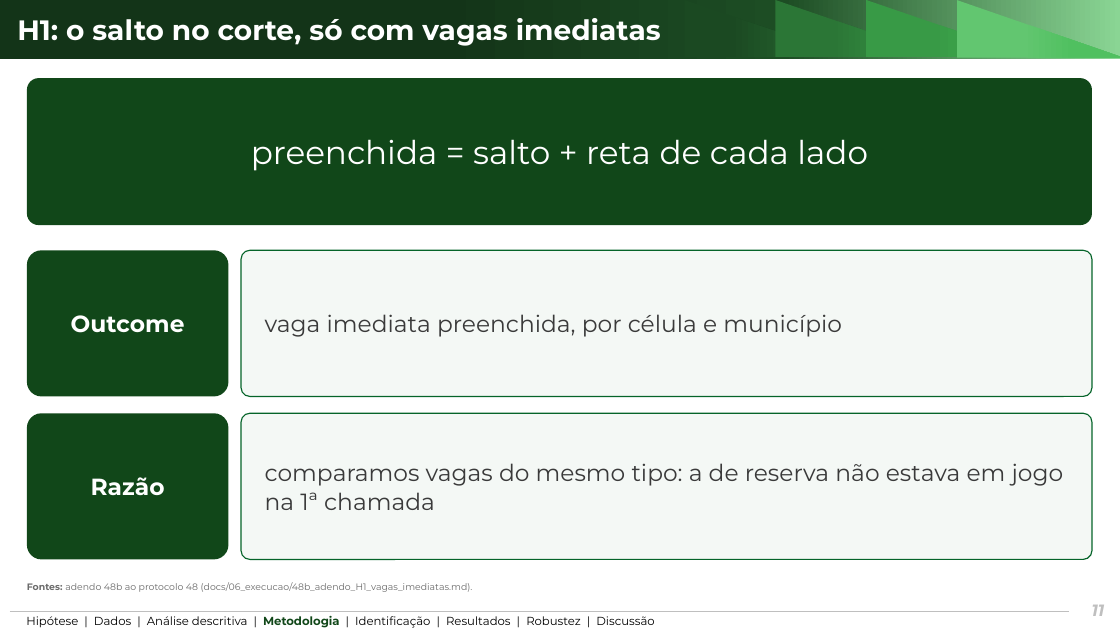
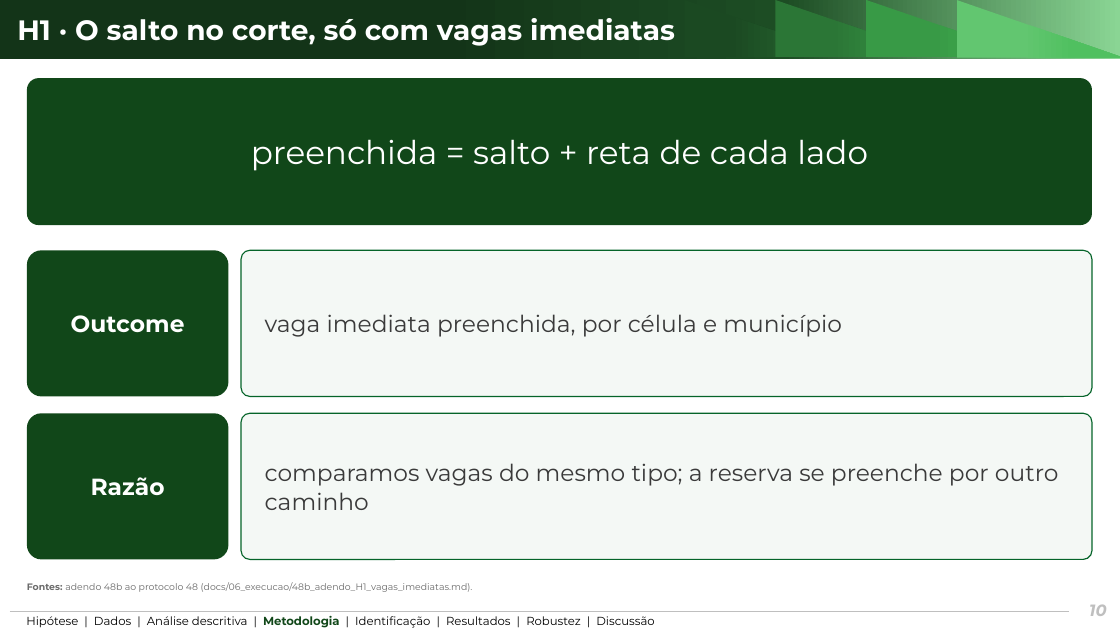
Before and after one commit to ka1victor/impact-eval-health-econ-pmme, a slide deck: slide 10 of output/apresentacao_banca2/deck_banca2_curto.pptx (slide 11 before the commit). Drawn at 1120x630 pixels with LibreOffice and Linux fonts; fonts in the diff are those of the drawing; background and template pictures are left out. Boxes give left, top, right and bottom in pixels: in the first picture for what was removed or moved away, otherwise in the second. Text is boxed around its words. In the diff, an @@ line names an element or a change of style, - is before the commit and + after.

```diff
--- a/output/apresentacao_banca2/deck_banca2_curto.pptx
+++ b/output/apresentacao_banca2/deck_banca2_curto.pptx
@@ title at [17,18,675,46]: text changed @@
-H1: o salto no corte, só com vagas imediatas
+H1 · O salto no corte, só com vagas imediatas
@@ text in rounded rectangle at [265,463,1059,510]: text changed @@
-comparamos vagas do mesmo tipo: a de reserva não estava em jogo na 1ª chamada
+comparamos vagas do mesmo tipo; a reserva se preenche por outro caminho
@@ page number at [1089,605,1106,616]: text changed @@
-11
+10
```
Also in this commit, not shown: 19 other slides changed, 2 slides added, 4 slides removed, 16 other files.
